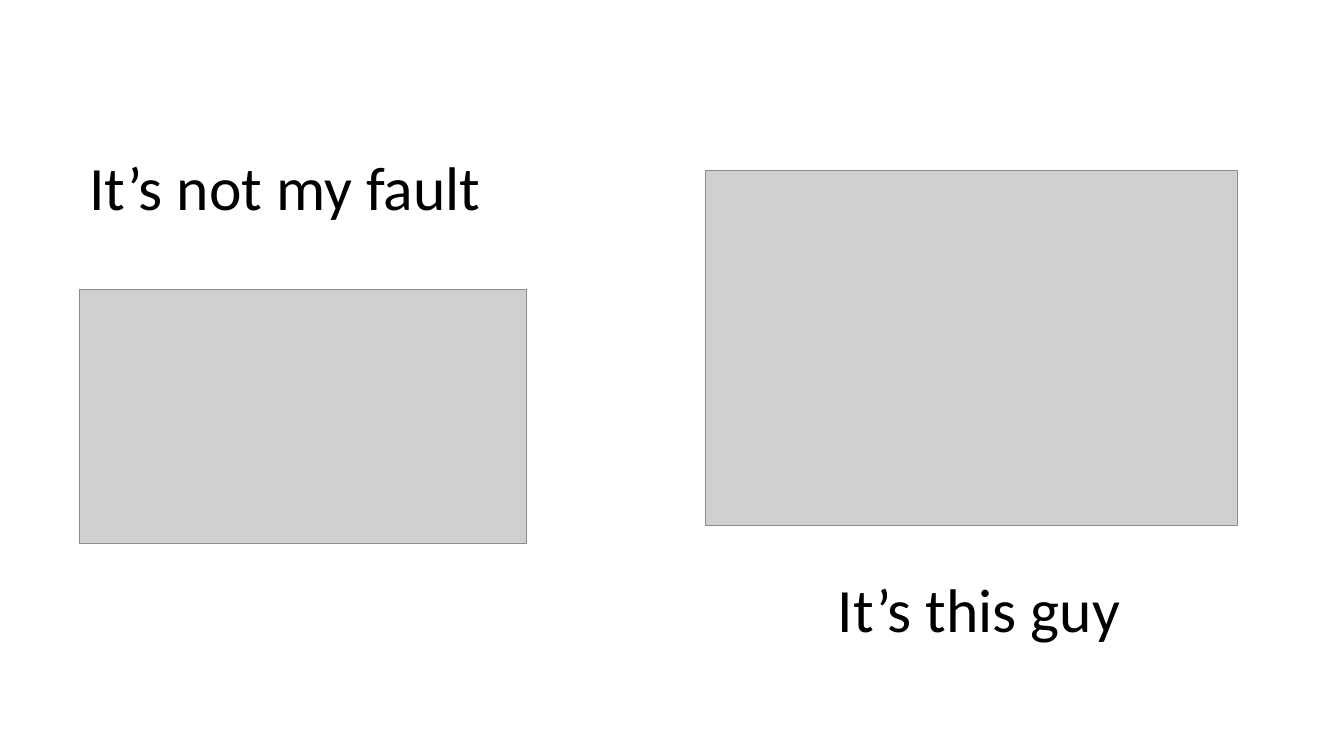
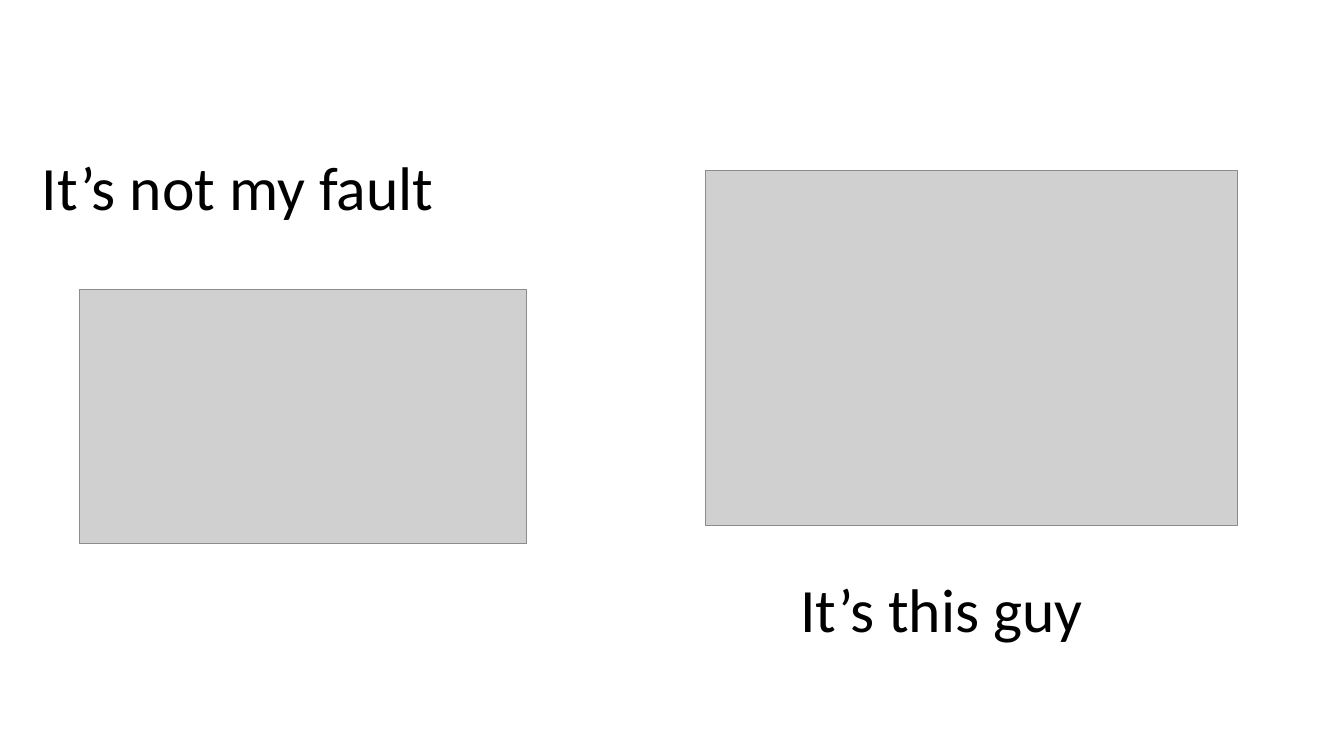
Before and after one commit to robinsillem/SecurityTraining, a slide deck: slide 3 of Attacks/Session hijacking via MITM.pptx. Drawn at 1344x756 pixels with LibreOffice and Linux fonts; fonts in the diff are those of the drawing; grey boxes stand for pictures. Boxes give left, top, right and bottom in pixels: in the first picture for what was removed or moved away, otherwise in the second. Text is boxed around its words. In the diff, an @@ line names an element or a change of style, - is before the commit and + after.

```diff
--- a/Attacks/Session hijacking via MITM.pptx
+++ b/Attacks/Session hijacking via MITM.pptx
@@ text "It’s not my fault": place and size @@
-text "It’s not my fault" at [89,167,480,220]
+text "It’s not my fault" at [42,167,433,220]
@@ text "It’s this guy": place and size @@
-text "It’s this guy" at [838,589,1120,643]
+text "It’s this guy" at [801,589,1082,643]
```
Also in this commit, not shown: 7 other slides changed, 3 slides added, 5 slides removed, 10 other files.
